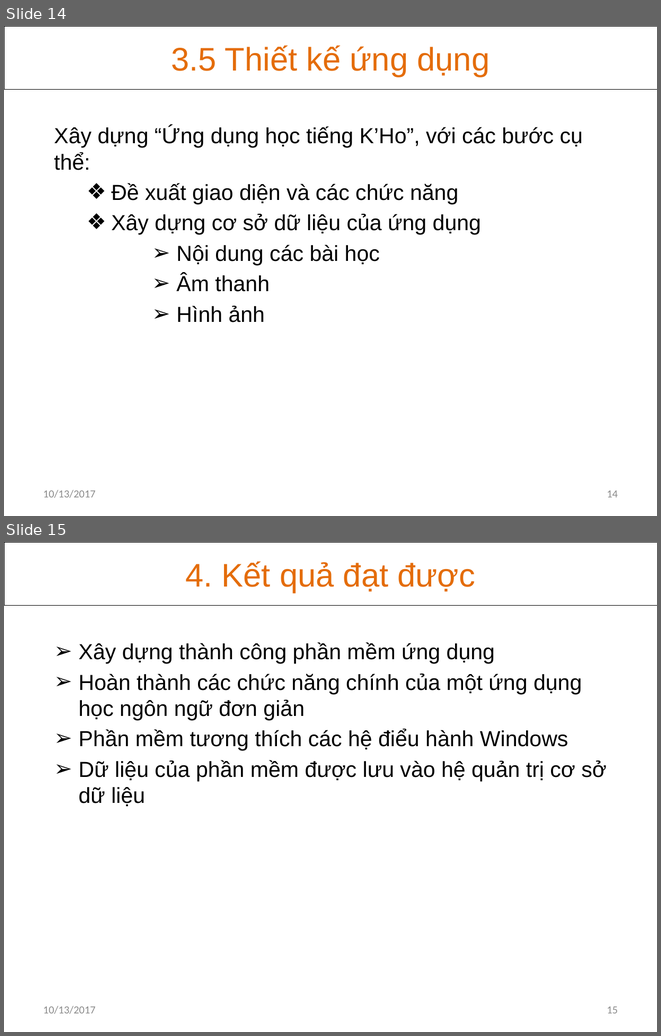
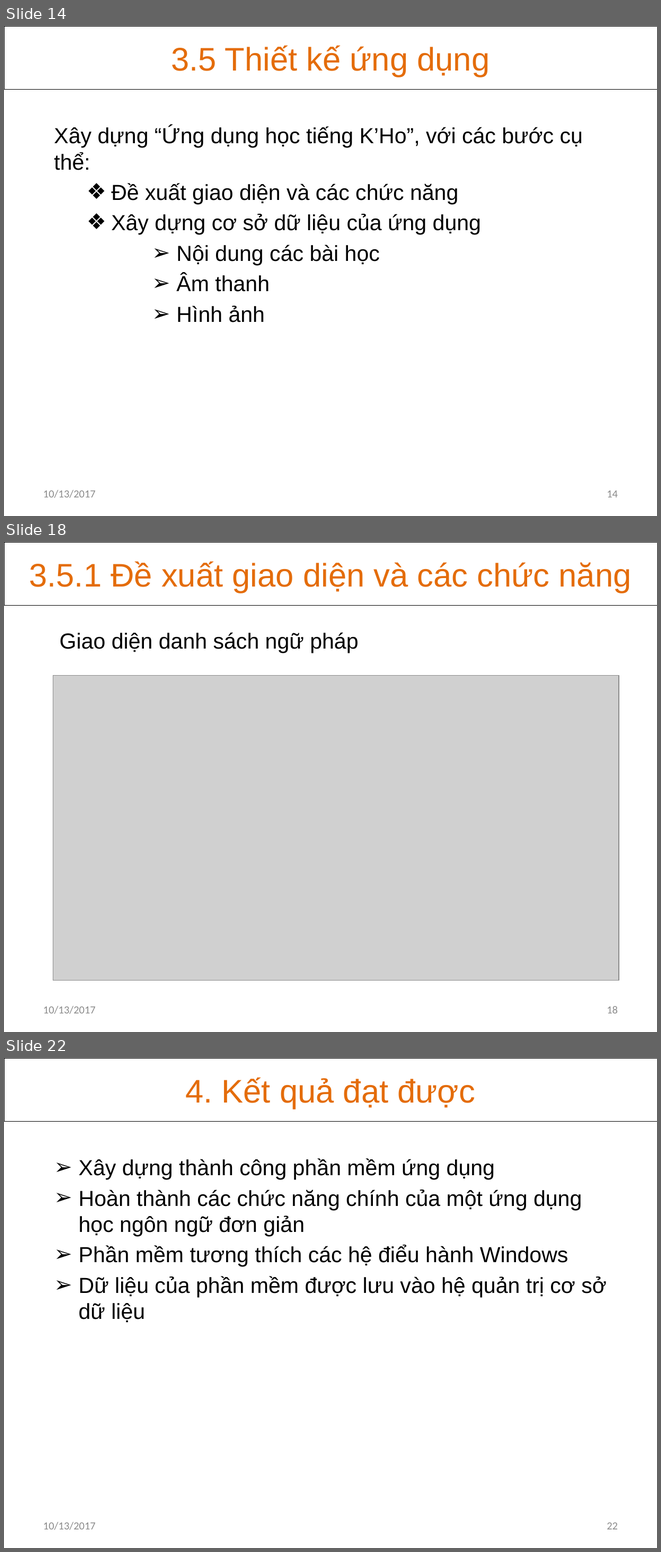
Before and after one commit to khanhvinhit/Do-An, a slide deck: THESIS/DACN_UD_Hoc_KHo_CTK37_BaoCao_D3.pptx. Shown one above the other, each under a label of ours: slides 14 and 15 before the commit, slides 14, 18 and 22 after it; the slides between them are not shown. The pictures are 661x1036 and 661x1552 pixels, drawn with LibreOffice and Linux fonts; fonts in the diff are those of the drawing; grey boxes stand for pictures. Boxes give left, top, right and bottom in pixels: in the first picture for what was removed or moved away, otherwise in the second. Text is boxed around its words. In the diff, an @@ line names an element or a change of style, - is before the commit and + after.

```diff
--- a/THESIS/DACN_UD_Hoc_KHo_CTK37_BaoCao_D3.pptx
+++ b/THESIS/DACN_UD_Hoc_KHo_CTK37_BaoCao_D3.pptx
@@ slide 18 added at [4, 542, 657, 1032], background #FFFFFF @@
@@ rectangle added at [4, 542, 657, 606], outline #000000 0.25 pt, 36 pt, text #E46C0A @@
+3.5.1 Đề xuất giao diện và các chức năng
@@ text added at [60, 632, 358, 653], 24 pt, text #000000 @@
+  Giao diện danh sách ngữ pháp
@@ picture added at [53, 675, 619, 980] @@
@@ text added at [43, 1006, 96, 1014], 12 pt, text #8C8C8C @@
+10/13/2017
@@ page number added at [607, 1006, 618, 1013], 12 pt, text #8C8C8C @@
+18
@@ what was slide 15 is now slide 22 @@
@@ page number at [607, 1522, 618, 1529]: text changed @@
-15
+22
```
Also in this commit, not shown: 2 slides changed, 6 other slides added.
